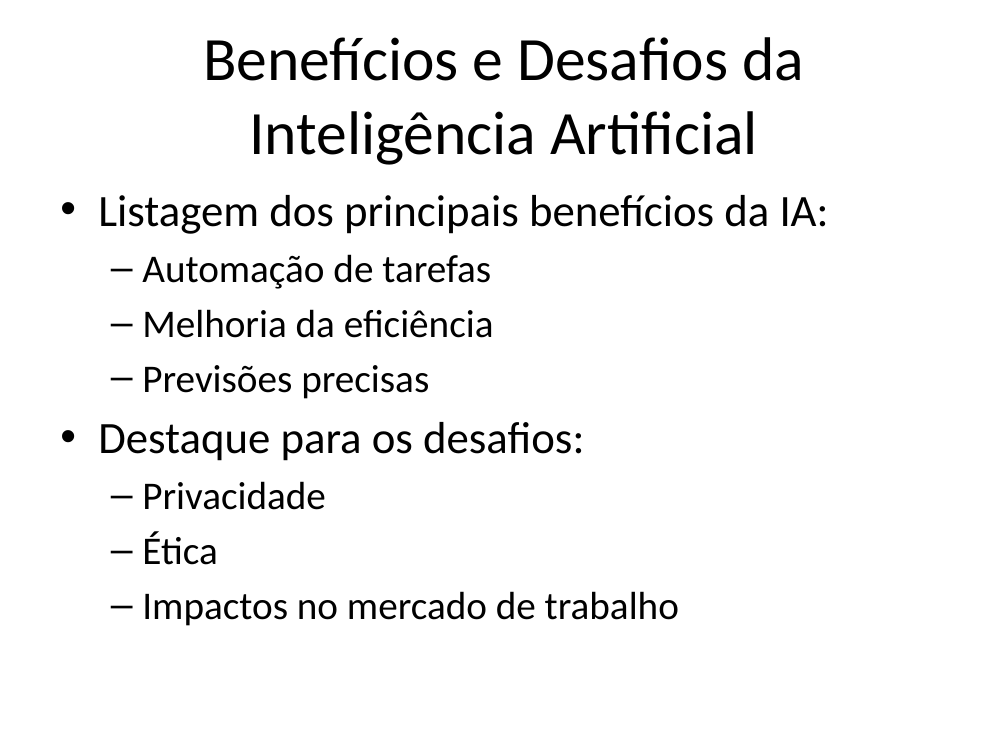
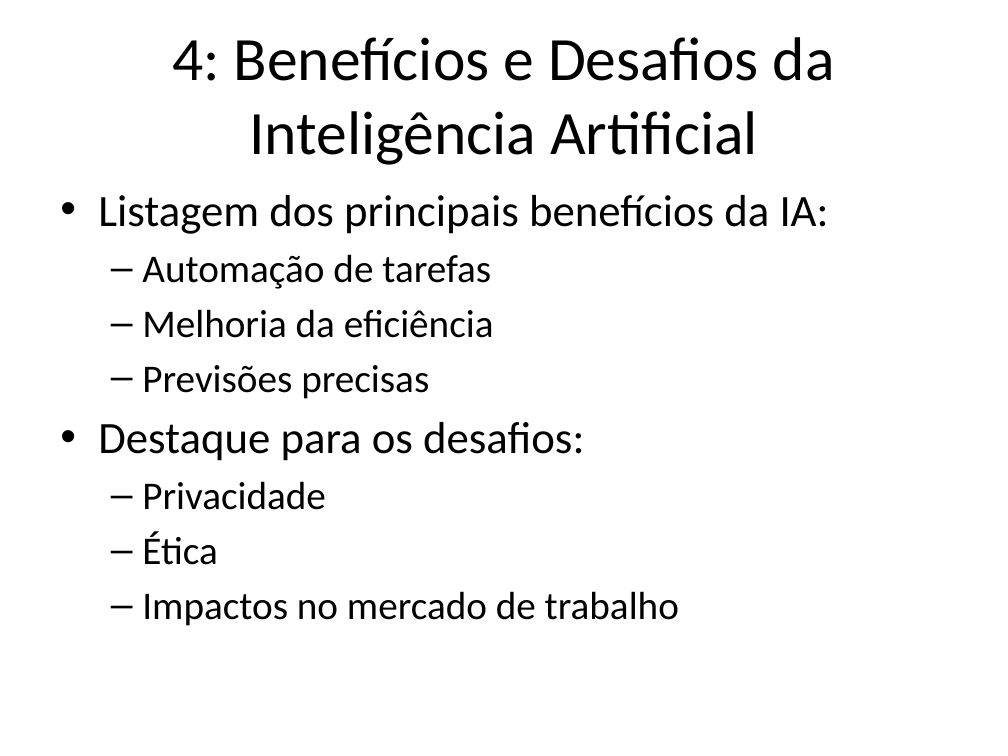
Before and after one commit to lcdlemos/EstagioNutes, a slide deck: slide 4 of Slides/auto_apresentacao.pptx. Drawn at 1008x756 pixels with LibreOffice and Linux fonts; fonts in the diff are those of the drawing. Boxes give left, top, right and bottom in pixels: in the first picture for what was removed or moved away, otherwise in the second. Text is boxed around its words. In the diff, an @@ line names an element or a change of style, - is before the commit and + after.

```diff
--- a/Slides/auto_apresentacao.pptx
+++ b/Slides/auto_apresentacao.pptx
@@ title at <box>172,37,835,165</box>: text changed @@
-Benefícios e Desafios da Inteligência Artificial
+4: Benefícios e Desafios da Inteligência Artificial
```
Also in this commit, not shown: 5 other slides changed, 13 other files.
